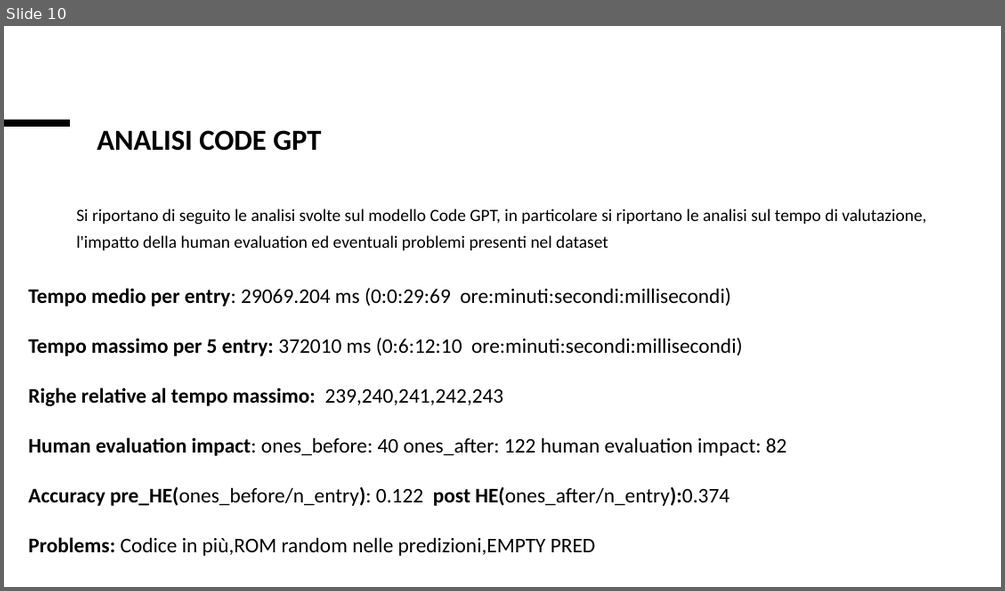
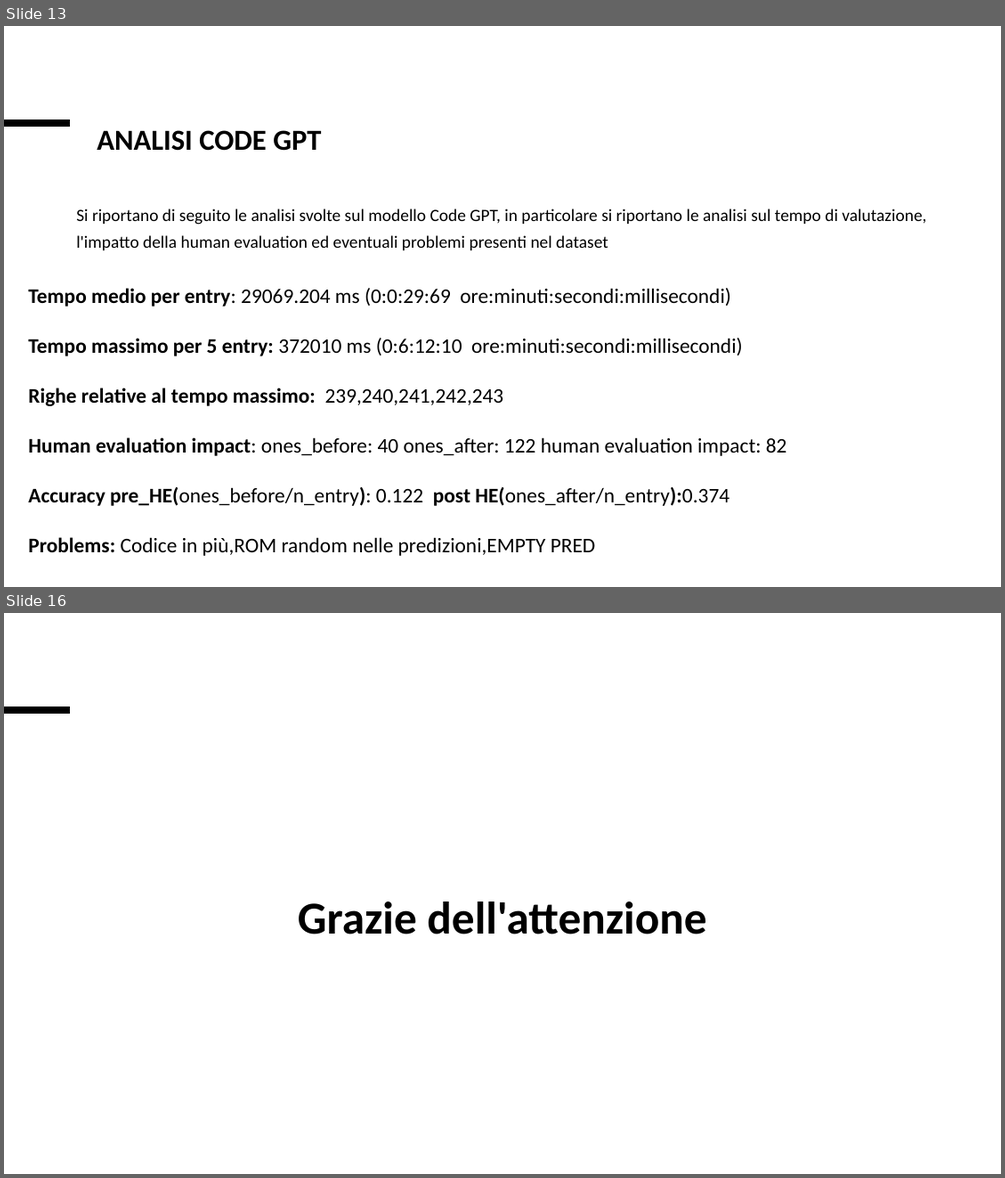
Before and after one commit to Simpronic/Tesi_Generatore_VHDL, a slide deck: altro/Presentazione_risultati.pptx. Shown one above the other, each under a label of ours: slide 10 before the commit, slides 13 and 16 after it; the slides between them are not shown. The pictures are 1005x591 and 1005x1178 pixels, drawn with LibreOffice and Linux fonts; fonts in the diff are those of the drawing. Boxes give left, top, right and bottom in pixels: in the first picture for what was removed or moved away, otherwise in the second. Text is boxed around its words. In the diff, an @@ line names an element or a change of style, - is before the commit and + after.

```diff
--- a/altro/Presentazione_risultati.pptx
+++ b/altro/Presentazione_risultati.pptx
@@ slide 16 added at [4, 613, 1001, 1174], background #FFFFFF @@
@@ line added from (4, 710) to (70, 710), #000000 6.75 pt @@
@@ title added at [298, 901, 706, 934], 44 pt, text #000000, bold @@
+Grazie dell'attenzione
@@ what was slide 10 is now slide 13 @@
```
Also in this commit, not shown: 5 slides changed, 3 other slides added.
